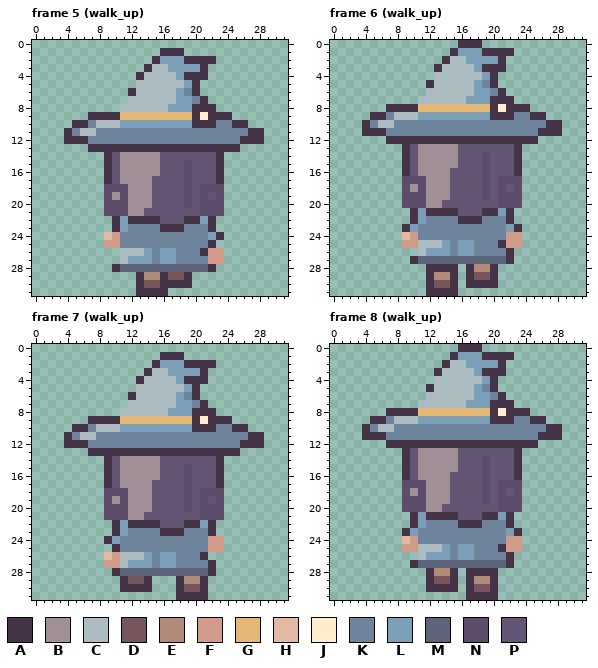
Two states of a pixel-art file, Art/Characters/NPC32/residents/nagi.aseprite. This is how it looked before the edit.
32x32 pixels, 22 frames. Colours within 5 levels of each other are drawn and written as one. Shown: frame 5 (walk_up), frame 6 (walk_up), frame 7 (walk_up), frame 8 (walk_up). The commit also changed other frames, which this record leaves out.
Palette (. is transparent): A #453447  B #a08f97  C #adbcc1  D #76555c  E #b18a78  F #d09b88  G #e6b875  H #e2baa3  J #ffedce  K #6e849d  L #7b9eb9  M #5d6379  N #5d4d6a  P #655575
Now the later version:
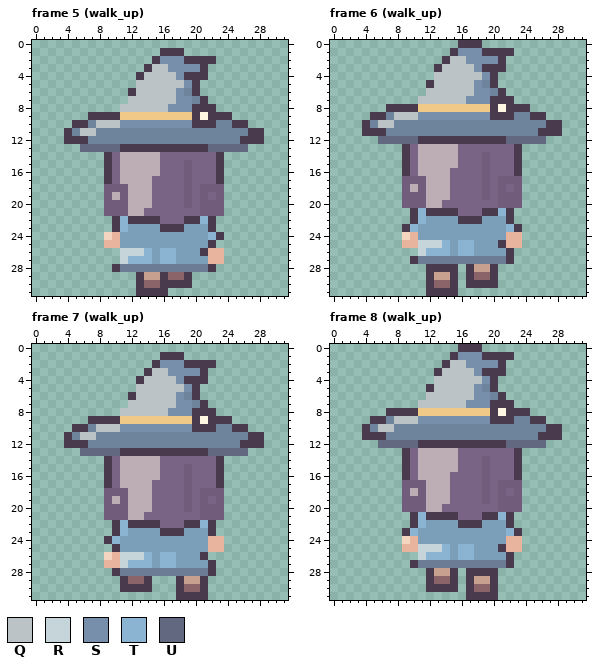
Colours new in this view: Q #bbc3c6  R #c5d5da  S #778faa  T #8ab4d2  U #626880
Diff:
@@ palette @@
-A #453447
+A #4a3a4e
-B #a08f97
+B #bdadb4
-D #76555c
+D #8a6468
-E #b18a78
+E #c8a090
-F #d09b88
+F #e8b49e
-G #e6b875
+G #f0c888
-H #e2baa3
+H #f4d5c0
-J #ffedce
+J #fff6e2
-M #5d6379
+M #6d7c95
-N #5d4d6a
+N #715c7c
-P #655575
+P #7a6486
--- frame 5 (walk_up), layers "Headwear", "Clothing"
@@ x 0..31 @@
  1 ................AAA.............
- 2 ...............ALLLAAAA.........
- 3 ..............ACCLLLLA..........
- 4 .............ACCCCLAAA..........
- 5 .............CCCCCCLA...........
- 6 ............ACCCCCLKA...........
- 7 ............CCCCCCLLKA..........
- 8 ...........CCCCCCLLLAAA.........
+ 2 ...............ASSSAAAA.........
+ 3 ..............AQQSSSSA..........
+ 4 .............AQQQQSAAA..........
+ 5 .............QQQQQQSA...........
+ 6 ............AQQQQQSKA...........
+ 7 ............QQQQQQSSKA..........
+ 8 ...........QQQQQQSSSAAA.........
  9 .......AAAAGGGGGGGGGAJAAA.......
-10 .....AAKCCCLLLLLLLLLAAAKKAA.....
-11 ....AKCCKKKKKKKKKKKKKKKKKKKAA...
+10 .....AAKQQQSSSSSSSSSAAAKKAA.....
+11 ....AKQQKKKKKKKKKKKKKKKKKKKAA...
 12 ....AAAKKKKKKKKKKKKKKKKKKKAAA...
-13 .......AAAAAAAAAAAAAAAAAAA......
+13 ......UUUUUAAAAAAAAAAAUUUUU.....
 14 .........APBBBBBPPPPPPPA........
@@ x 9..24 @@
 21 NNNBBPPPPPPPNNN.
-22 .ALAAAAPPPAALA..
-23 .ALKKKKAAAKKKA..
-24 HFKKKKKKKKKKKLA.
-25 FFKKKKKKKKKKKA..
-26 ..CCCLKLLKKKAFF.
-27 ..CLLLKLLKKKKFF.
+22 .ATAAAAPPPAATA..
+23 .ATLLLLAAALLLA..
+24 HFLLLLLLLLLLLTA.
+25 FFLLLLLLLLLLLA..
+26 ..RRRTLTTLLLAFF.
+27 ..RTTTLTTLLLLFF.
 28 .AMMMMMMMMMMMA..
--- frame 6 (walk_up), layers "Headwear", "Clothing"
@@ x 0..31 @@
  0 ................AAA.............
- 1 ...............ALLLAAAA.........
- 2 ..............ACCLLLLA..........
- 3 .............ACCCCLAAA..........
- 4 .............CCCCCCLA...........
- 5 ............ACCCCCLKA...........
- 6 ............CCCCCCLLKA..........
- 7 ...........CCCCCCLLLAAA.........
+ 1 ...............ASSSAAAA.........
+ 2 ..............AQQSSSSA..........
+ 3 .............AQQQQSAAA..........
+ 4 .............QQQQQQSA...........
+ 5 ............AQQQQQSKA...........
+ 6 ............QQQQQQSSKA..........
+ 7 ...........QQQQQQSSSAAA.........
  8 .......AAAAGGGGGGGGGAJAAA.......
- 9 .....AAKCCCLLLLLLLLLAAAKKAA.....
-10 ....AKCCKKKKKKKKKKKKKKKKKKKAA...
+ 9 .....AAKQQQSSSSSSSSSAAAKKAA.....
+10 ....AKQQKKKKKKKKKKKKKKKKKKKAA...
 11 ....AAAKKKKKKKKKKKKKKKKKKKAAA...
-12 .......AAAAAAAAAAAAAAAAAAA......
+12 ......UUUUUAAAAAAAAAAAUUUUU.....
 13 .........APBBBBBPPPPPPPA........
@@ x 8..24 @@
 20 .NNNBBPPPPPPPNNN.
-21 ..ALAAAAPPPAALA..
-22 ..ALKKKKAAAKKKA..
-23 .ALKKKKKKKKKKKLA.
-24 .HFKKKKKKKKKKKFF.
-25 .FFCCCLKLLKKKAFF.
-26 ...CLLLKLLKKKKA..
+21 ..ATAAAAPPPAATA..
+22 ..ATLLLLAAALLLA..
+23 .ATLLLLLLLLLLLTA.
+24 .HFLLLLLLLLLLLFF.
+25 .FFRRRTLTTLLLAFF.
+26 ...RTTTLTTLLLLA..
 27 ..AMMMMMMMMMMMA..
--- frame 7 (walk_up), layers "Headwear", "Clothing"
@@ x 0..31 @@
  1 ................AAA.............
- 2 ...............ALLLAAAA.........
- 3 ..............ACCLLLLA..........
- 4 .............ACCCCLAAA..........
- 5 .............CCCCCCLA...........
- 6 ............ACCCCCLKA...........
- 7 ............CCCCCCLLKA..........
- 8 ...........CCCCCCLLLAAA.........
+ 2 ...............ASSSAAAA.........
+ 3 ..............AQQSSSSA..........
+ 4 .............AQQQQSAAA..........
+ 5 .............QQQQQQSA...........
+ 6 ............AQQQQQSKA...........
+ 7 ............QQQQQQSSKA..........
+ 8 ...........QQQQQQSSSAAA.........
  9 .......AAAAGGGGGGGGGAJAAA.......
-10 .....AAKCCCLLLLLLLLLAAAKKAA.....
-11 ....AKCCKKKKKKKKKKKKKKKKKKKAA...
+10 .....AAKQQQSSSSSSSSSAAAKKAA.....
+11 ....AKQQKKKKKKKKKKKKKKKKKKKAA...
 12 ....AAAKKKKKKKKKKKKKKKKKKKAAA...
-13 .......AAAAAAAAAAAAAAAAAAA......
+13 ......UUUUUAAAAAAAAAAAUUUUU.....
 14 .........APBBBBBPPPPPPPA........
@@ x 8..23 @@
 21 .NNNBBPPPPPPPNNN
-22 ..ALAAAAPPPAALA.
-23 ..ALKKKKAAAKKKA.
-24 .ALKKKKKKKKKKKFF
-25 ..AKKKKKKKKKKKFF
-26 .HFCCCLKLLKKKA..
-27 .FFCLLLKLLKKKKA.
+22 ..ATAAAAPPPAATA.
+23 ..ATLLLLAAALLLA.
+24 .ATLLLLLLLLLLLFF
+25 ..ALLLLLLLLLLLFF
+26 .HFRRRTLTTLLLA..
+27 .FFRTTTLTTLLLLA.
 28 ..AMMMMMMMMMMMA.
--- frame 8 (walk_up), layers "Headwear", "Clothing": the same change as frame 6 (walk_up)
